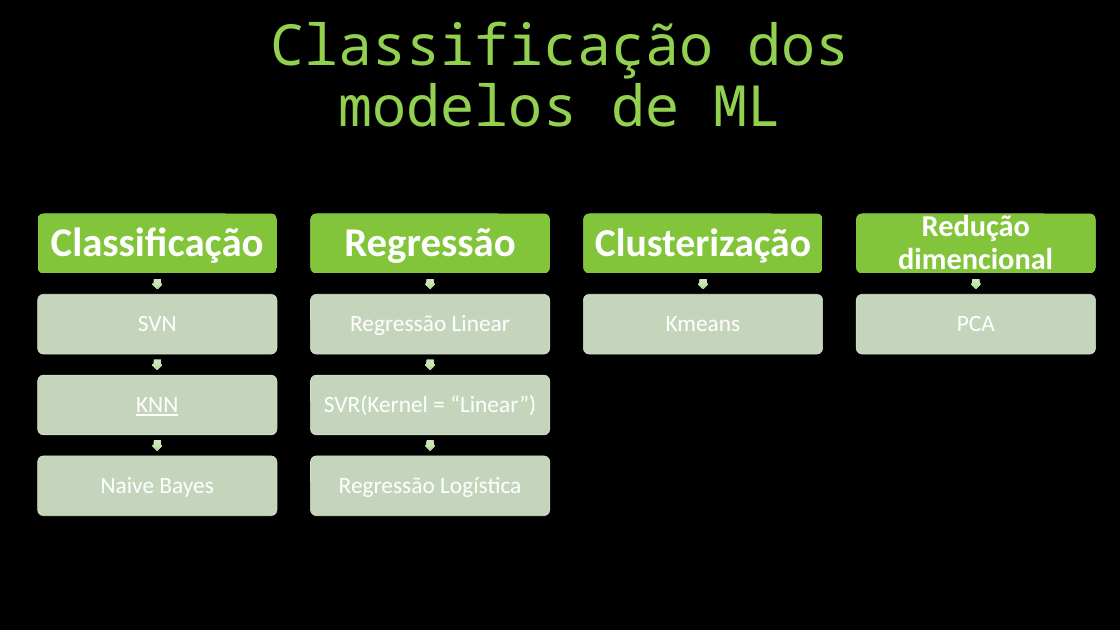
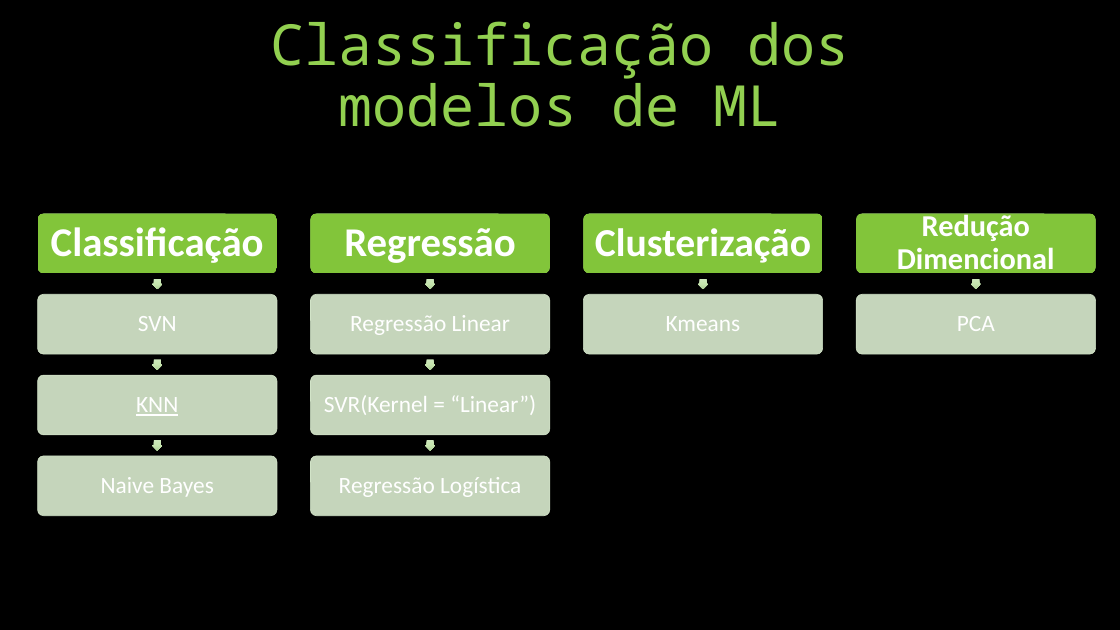
Before and after one commit to vitorioluis/Machine-Learning, a slide deck: slide 13 of IA/IA.pptx. Drawn at 1120x630 pixels with LibreOffice and Linux fonts; fonts in the diff are those of the drawing. Boxes give left, top, right and bottom in pixels: in the first picture for what was removed or moved away, otherwise in the second. Text is boxed around its words. In the diff, an @@ line names an element or a change of style, - is before the commit and + after.

```diff
--- a/IA/IA.pptx
+++ b/IA/IA.pptx
@@ text at (x1=897, y1=211, x2=1055, y2=277): text changed @@
-Redução dimencional
+Redução Dimencional
```
Also in this commit, not shown: 6 other slides changed, 1 other file.
